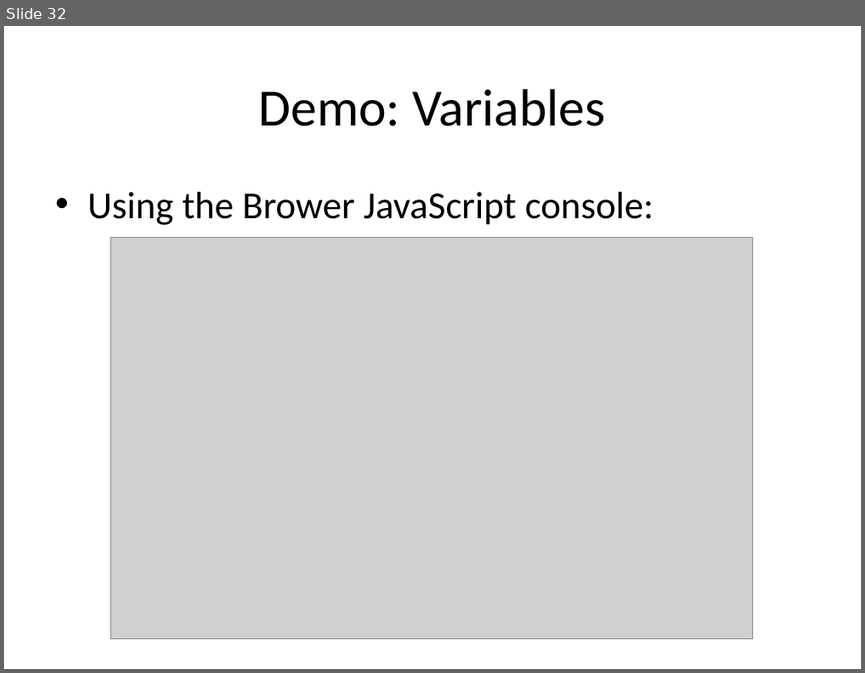
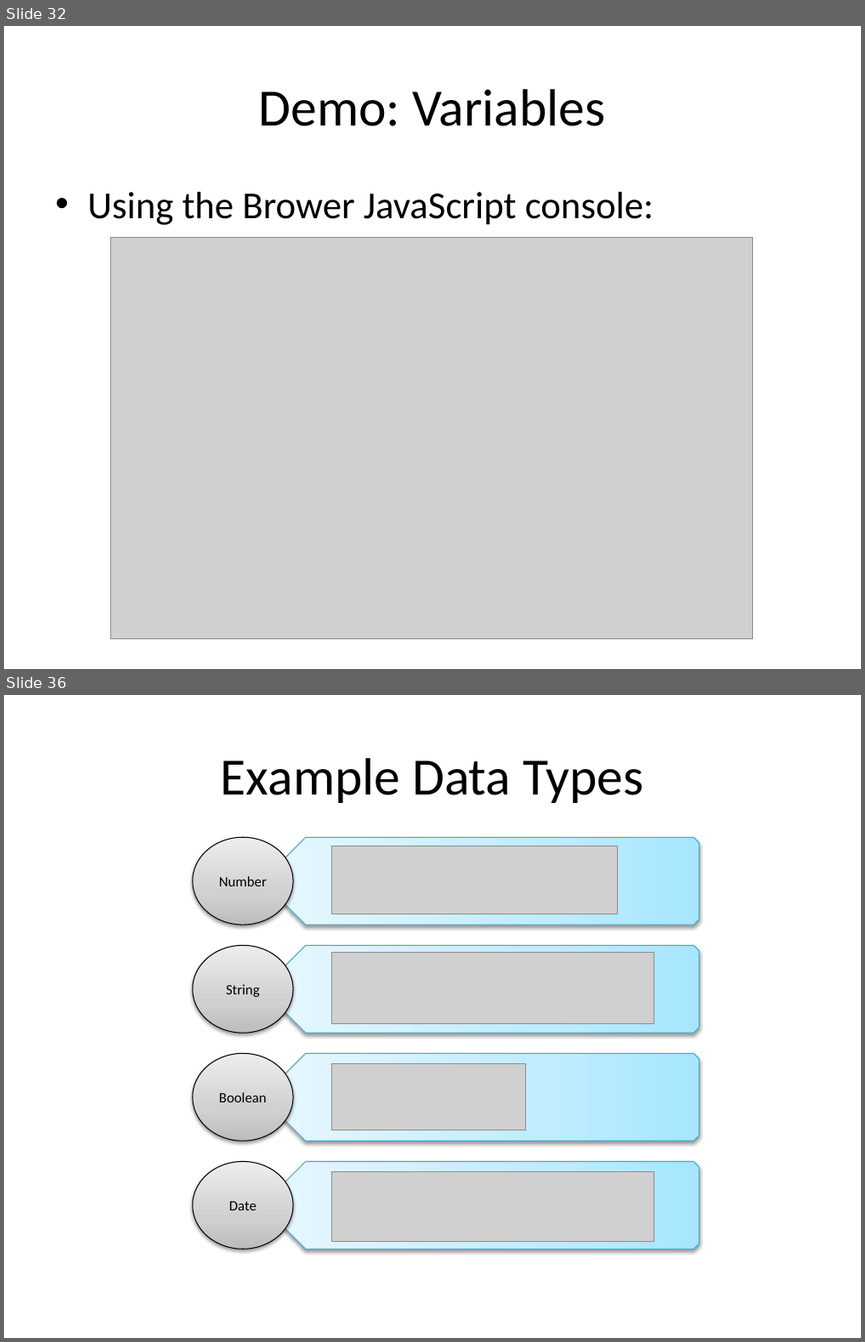
Before and after one commit to xiliax/web-programming-fundamentals, a slide deck: docs/learn-computer-programming.pptx. Shown one above the other, each under a label of ours: slide 32 before the commit, slides 32 and 36 after it; the slides between them are not shown. The pictures are 865x673 and 865x1342 pixels, drawn with LibreOffice and Linux fonts; fonts in the diff are those of the drawing; grey boxes stand for pictures. Boxes give left, top, right and bottom in pixels: in the first picture for what was removed or moved away, otherwise in the second. Text is boxed around its words. In the diff, an @@ line names an element or a change of style, - is before the commit and + after.

Commit message:
Chapter 5 - Section 7 - Values, Variables, and Data Types slides

```diff
--- a/docs/learn-computer-programming.pptx
+++ b/docs/learn-computer-programming.pptx
@@ slide 36 added at (4, 695, 861, 1338), background #FFFFFF @@
@@ title added at (221, 758, 643, 803), 44 pt, text #000000 @@
+Example Data Types
@@ ellipse added at (193, 837, 293, 925), fill gradient #BDBDBD to #D1D1D1 to #EEEEEE, outline #000000 0.75 pt, 12 pt, text #000000 @@
+Number
@@ snip same rect added at (274, 837, 698, 925), fill gradient #A7E6FF to #C1EDFF to #E7F8FF, outline #46AAC5 0.75 pt @@
@@ picture added at (331, 845, 617, 913) @@
@@ ellipse added at (193, 945, 293, 1032), fill gradient #BDBDBD to #D1D1D1 to #EEEEEE, outline #000000 0.75 pt, 12 pt, text #000000 @@
+String
@@ snip same rect added at (274, 945, 698, 1032), fill gradient #A7E6FF to #C1EDFF to #E7F8FF, outline #46AAC5 0.75 pt @@
@@ picture added at (331, 952, 653, 1023) @@
@@ ellipse added at (193, 1053, 293, 1140), fill gradient #BDBDBD to #D1D1D1 to #EEEEEE, outline #000000 0.75 pt, 12 pt, text #000000 @@
+Boolean
@@ snip same rect added at (274, 1053, 698, 1140), fill gradient #A7E6FF to #C1EDFF to #E7F8FF, outline #46AAC5 0.75 pt @@
@@ picture added at (331, 1063, 526, 1130) @@
@@ ellipse added at (193, 1161, 293, 1248), fill gradient #BDBDBD to #D1D1D1 to #EEEEEE, outline #000000 0.75 pt, 12 pt, text #000000 @@
+Date
@@ snip same rect added at (274, 1161, 698, 1248), fill gradient #A7E6FF to #C1EDFF to #E7F8FF, outline #46AAC5 0.75 pt @@
@@ picture added at (331, 1171, 653, 1241) @@
```
Also in this commit, not shown: 4 other slides added.
